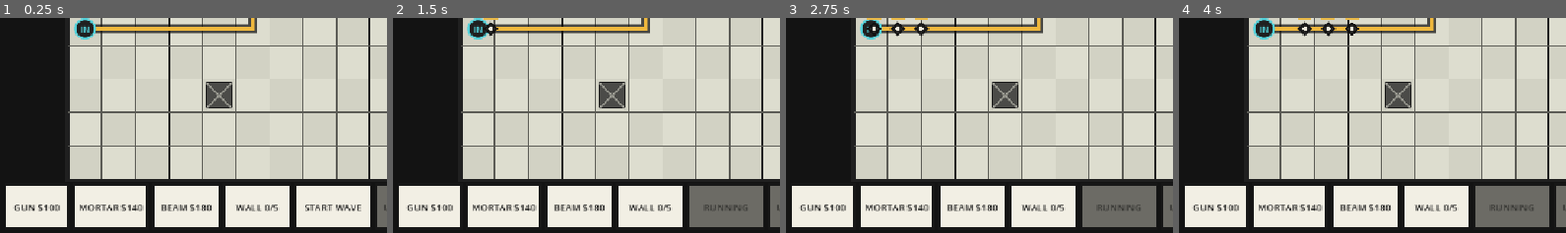
Above: before the commit, frames 1-4 (left to right).
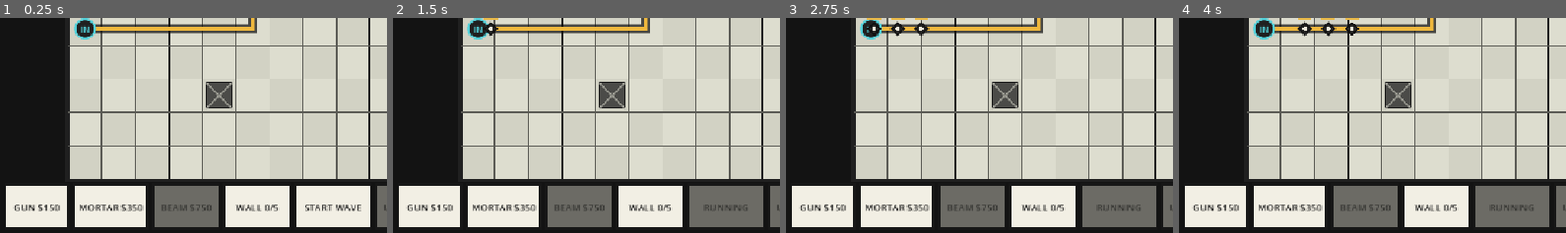
Above: after the commit, the same moments.

Repository: tstover91/Towerdefense
Game: Godot game, scene res://prototype/prototype_main.tscn
The game is run twice, just before and just after one commit, with the same random seed, the same clock (stepped at 60 frames per second) and the same inputs.
Inputs (mouse positions are % of the whole screen's width and height, from its top left):
- Up to frame 1 (0.25 s): no input
- Up to frame 2 (1.5 s): tap Enter at 0.5 s; move the mouse to (72, 45) at 0.52 s; click (72, 45) at 0.67 s; tap Space at 0.77, 1.25 s; drag from (30, 55) to (45, 71) at 1.27 s
- Up to frame 3 (2.75 s): move the mouse to (60, 28) at 2.02 s; click (60, 28) at 2.17 s
- Up to frame 4 (4 s): drag from (45, 71) to (19, 35) at 2.77 s; move the mouse to (80, 66) at 3.52 s; click (80, 66) at 3.67 s; tap Space at 3.77 s
The pictures show only the part of the screen within x 0-50%, y 50-100%; the shares and areas given below are measured in that part.

The runs differ from the first frame. In frame 1, 3.2% of the frame differs, in the area x 12-57%, y 78-98%; in frame 2, 3.2%; in frame 3, 3.2%; in frame 4, 3.2%.

Commit message:
Rebalance prototype towers and economy

Diff:
--- a/prototype/prototype_economy.gd
+++ b/prototype/prototype_economy.gd
@@ -6,8 +6,11 @@
 const STARTING_WALL_LIMIT := 5
 const INTEREST_RATE := 0.05
 const INTEREST_REWARD_CAP_RATIO := 0.50
-const BASE_WAVE_REWARD := 120
-const WAVE_REWARD_INCREMENT := 20
+# TDS pays both enemy bounties and a rising wave bonus. This prototype has no
+# per-kill income, so this reward deliberately combines those two income lanes.
+const BASE_WAVE_REWARD := 180
+const WAVE_REWARD_STEP := 28
+const WAVE_REWARD_EXPONENT := 1.03
 const POWER_INCREASE_WAVES: Array[int] = [2, 4, 6, 9, 12, 15, 18]
 const WALL_INCREASE_WAVES: Array[int] = [
 	1, 2, 3, 4,
@@ -79,7 +82,11 @@
 
 
 func get_wave_reward(wave: int) -> int:
-	return BASE_WAVE_REWARD + maxi(wave - 1, 0) * WAVE_REWARD_INCREMENT
+	var completed_waves := maxi(wave - 1, 0)
+	return floori(
+		float(BASE_WAVE_REWARD)
+		+ pow(float(completed_waves * WAVE_REWARD_STEP), WAVE_REWARD_EXPONENT)
+	)
 
 
 func get_projected_interest(wave: int) -> int:
--- a/prototype/prototype_tower.gd
+++ b/prototype/prototype_tower.gd
@@ -9,26 +9,27 @@
 const TARGET_SCAN_INTERVAL := 0.10
 const PARTICIPATED_SELL_RATIO := 0.70
 const TYPE_DATA := {
-	TYPE_GUN: {"name": "GUN", "cost": 100, "color": Color("e84f3d"), "stats": [
-		{"damage": 8, "interval": 0.75, "range_cells": 3.2},
-		{"damage": 13, "interval": 0.68, "range_cells": 3.4},
-		{"damage": 24, "interval": 0.58, "range_cells": 3.8},
-		{"damage": 48, "interval": 0.45, "range_cells": 4.3},
+	# Each price curve follows the same broad TDS shape: a cheap, modest first
+	# upgrade, a defining midgame jump, and an expensive late-game capstone.
+	TYPE_GUN: {"name": "GUN", "cost": 150, "upgrade_costs": [50, 300, 900], "color": Color("e84f3d"), "stats": [
+		{"damage": 8, "interval": 0.80, "range_cells": 3.2},
+		{"damage": 8, "interval": 0.60, "range_cells": 3.3},
+		{"damage": 18, "interval": 0.45, "range_cells": 3.6},
+		{"damage": 40, "interval": 0.40, "range_cells": 4.0},
 	]},
-	TYPE_MORTAR: {"name": "MORTAR", "cost": 140, "color": Color("efb83d"), "splash_cells": [1.15, 1.20, 1.30, 1.45], "stats": [
-		{"damage": 18, "interval": 1.85, "range_cells": 4.2},
-		{"damage": 30, "interval": 1.72, "range_cells": 4.4},
-		{"damage": 58, "interval": 1.55, "range_cells": 4.8},
-		{"damage": 120, "interval": 1.30, "range_cells": 5.2},
+	TYPE_MORTAR: {"name": "MORTAR", "cost": 350, "upgrade_costs": [150, 600, 1800], "color": Color("efb83d"), "splash_cells": [1.15, 1.20, 1.40, 1.70], "stats": [
+		{"damage": 20, "interval": 2.00, "range_cells": 4.2},
+		{"damage": 24, "interval": 1.80, "range_cells": 4.3},
+		{"damage": 55, "interval": 1.70, "range_cells": 4.6},
+		{"damage": 130, "interval": 1.55, "range_cells": 5.0},
 	]},
-	TYPE_BEAM: {"name": "BEAM", "cost": 180, "color": Color("8c69d4"), "stats": [
-		{"damage": 2, "interval": 0.20, "range_cells": 3.6, "ramp": 2},
-		{"damage": 3, "interval": 0.20, "range_cells": 3.8, "ramp": 3},
-		{"damage": 5, "interval": 0.18, "range_cells": 4.1, "ramp": 5},
-		{"damage": 8, "interval": 0.16, "range_cells": 4.5, "ramp": 8},
+	TYPE_BEAM: {"name": "BEAM", "cost": 750, "upgrade_costs": [200, 700, 2700], "color": Color("8c69d4"), "stats": [
+		{"damage": 2, "interval": 0.25, "range_cells": 3.6, "ramp": 2},
+		{"damage": 2, "interval": 0.20, "range_cells": 3.7, "ramp": 2},
+		{"damage": 4, "interval": 0.20, "range_cells": 4.0, "ramp": 4},
+		{"damage": 8, "interval": 0.16, "range_cells": 4.4, "ramp": 8},
 	]},
 }
-const UPGRADE_COSTS: Array[int] = [100, 300, 800]
 const BODY_DARK := Color("171717")
 const BODY_LIGHT := Color("f1ead8")
 const RANGE_COLOR := Color(0.91, 0.31, 0.24, 0.12)
@@ -43,7 +44,7 @@
 var target_scan_remaining := 0.0
 var target: Node2D
 var aim_direction := Vector2.RIGHT
-var total_investment := 100
+var total_investment := 0
 var has_participated := false
 var target_lock_time := 0.0
 
@@ -103,7 +104,10 @@
 
 
 func get_next_upgrade_cost() -> int:
-	return UPGRADE_COSTS[level - 1] if can_upgrade() else 0
+	if not can_upgrade():
+		return 0
+	var upgrade_costs: Array = TYPE_DATA[tower_type]["upgrade_costs"]
+	return int(upgrade_costs[level - 1])
 
 
 func upgrade(paid_cost: int) -> bool:
--- a/tools/prototype_combat_integration_smoke.gd
+++ b/tools/prototype_combat_integration_smoke.gd
@@ -70,13 +70,13 @@
 	_assert(board.towers_by_cell.has(tower_cell), "the second precision tap creates a combat tower")
 	_assert(int(board.placement_mode) == 0, "precision placement ends after building")
 	_assert(board.displayed_route != original_route, "blocking a route cell changes the displayed path")
-	_assert(game.economy.credits == 400, "tower placement costs $100")
+	_assert(game.economy.credits == 350, "gun placement costs $150")
 	_assert(game.economy.used_power == 1, "tower placement consumes Power")
 	var tower: Node2D = board.towers_by_cell[tower_cell]
 	_assert(tower.level == 1, "new tower starts at level one")
 	board._upgrade_selected_tower()
 	_assert(tower.level == 2, "selected tower upgrades")
-	_assert(game.economy.credits == 300, "level two costs $100")
+	_assert(game.economy.credits == 300, "the gun's modest level-two upgrade costs $50")
 
 	board.spawn_enemy({
 		"health": 8,
@@ -112,14 +112,14 @@
 	_assert(not board.towers_by_cell.has(unused_cell), "drag preview does not commit early")
 	board._finish_placement_drag(drag_release)
 	_assert(board.towers_by_cell.has(unused_cell), "releasing a valid drag builds immediately")
-	_assert(game.economy.credits == 340, "a second tower costs $100")
+	_assert(game.economy.credits == 290, "a second gun costs $150")
 	board.show_wave_reward({
-		"base_reward": 120,
+		"base_reward": 180,
 		"interest_reward": 20,
 		"limits_increased": false,
 	})
 	_assert(
-		board.status_override == "Wave reward $120 + interest $20",
+		board.status_override == "Wave reward $180 + interest $20",
 		"wave rewards remain visible while a tower is selected"
 	)
 	board._sell_selected_tower()
@@ -151,16 +151,16 @@
 	game.round_controller.schedule_index = game.round_controller.schedule.size()
 	game.round_controller.active_enemy_count = 0
 	_assert(game.round_controller._try_complete_wave(), "forced integration wave completes")
-	_assert(game.economy.credits == 582, "wave clear pays $120 plus the locked $22 interest")
-	_assert(
-		board.status_override == "Wave reward $120 + interest $22 · WALL +1",
+	_assert(game.economy.credits == 642, "wave clear pays $180 plus the locked $22 interest")
+	_assert(
+		board.status_override == "Wave reward $180 + interest $22 · WALL +1",
 		"the coordinated wave reward is the final visible notification"
 	)
 
 	board._handle_screen_press(board.build_button_rect.get_center())
 	board._handle_screen_press(board._cell_center(unused_cell))
 	board._handle_screen_press(board._cell_center(unused_cell))
-	_assert(game.economy.credits == 482, "building remains available between waves")
+	_assert(game.economy.credits == 492, "building remains available between waves")
 	var terminal_tower_count: int = board.towers_by_cell.size()
 	board.spawn_enemy({
 		"health": 9999,
@@ -179,7 +179,7 @@
 		board.towers_by_cell.size() == terminal_tower_count,
 		"build, upgrade, and sell transactions stop after the run"
 	)
-	_assert(game.economy.credits == 482, "terminal input cannot change the balance")
+	_assert(game.economy.credits == 492, "terminal input cannot change the balance")
 	_finish("PROTOTYPE_COMBAT_INTEGRATION_SMOKE_OK")
 
 
--- a/tools/prototype_economy_smoke.gd
+++ b/tools/prototype_economy_smoke.gd
@@ -11,6 +11,10 @@
 	_assert(economy.power_limit == 3, "run starts with three Power")
 	_assert(economy.wall_limit == 5, "run starts with five Walls")
 	_assert(economy.get_projected_interest(1) == 25, "wave one projects 5% interest")
+	var total_base_income := 0
+	for wave in range(1, 21):
+		total_base_income += economy.get_wave_reward(wave)
+	_assert(total_base_income >= 9900 and total_base_income <= 9950, "twenty waves provide the intended base-income budget")
 	for wall_index in economy.wall_limit:
 		_assert(economy.try_build_wall(), "wall %d fits within the starting limit" % wall_index)
 	_assert(not economy.try_build_wall(), "the wall limit rejects one extra wall")
@@ -27,9 +31,9 @@
 	_assert(economy.locked_interest == 20, "later spending does not alter locked interest")
 
 	var wave_one: Dictionary = economy.complete_wave(1)
-	_assert(int(wave_one["base_reward"]) == 120, "wave one pays its base reward")
+	_assert(int(wave_one["base_reward"]) == 180, "wave one pays its base reward")
 	_assert(int(wave_one["interest_reward"]) == 20, "wave one pays locked interest")
-	_assert(economy.credits == 440, "wave reward and interest reach the balance")
+	_assert(economy.credits == 500, "wave reward and interest reach the balance")
 	_assert(bool(wave_one["limits_increased"]), "wave one increases Wall capacity")
 	_assert(int(wave_one["power_increase"]) == 0, "wave one does not add Power")
 	_assert(int(wave_one["wall_increase"]) == 1, "wave one adds one Wall")
@@ -37,11 +41,11 @@
 	_assert(economy.wall_limit == 6, "Wall capacity reaches six after wave one")
 	var duplicate_wave_one: Dictionary = economy.complete_wave(1)
 	_assert(int(duplicate_wave_one["base_reward"]) == 0, "a wave cannot pay twice")
-	_assert(economy.credits == 440, "duplicate completion leaves credits unchanged")
+	_assert(economy.credits == 500, "duplicate completion leaves credits unchanged")
 
 	economy.begin_wave(2)
 	var wave_two: Dictionary = economy.complete_wave(2)
-	_assert(int(wave_two["base_reward"]) == 140, "base reward rises by $20 per wave")
+	_assert(int(wave_two["base_reward"]) == 210, "base reward follows the mild TDS-style growth curve")
 	_assert(bool(wave_two["limits_increased"]), "wave two increases both capacities")
 	_assert(economy.power_limit == 4, "wave two adds one Power")
 	_assert(economy.wall_limit == 7, "wave two adds one Wall")
@@ -52,7 +56,7 @@
 	_assert(economy.wall_limit == 18, "Walls reach their final cap after wave eighteen")
 
 	economy.credits = 10000
-	_assert(economy.get_projected_interest(1) == 60, "interest caps at half the base reward")
+	_assert(economy.get_projected_interest(1) == 90, "interest caps at half the base reward")
 	economy.release_power()
 	_assert(economy.used_power == 0, "selling releases used Power")
 	for power_index in economy.power_limit:
--- /dev/null
+++ b/tools/prototype_tower_balance_smoke.gd
@@ -0,0 +1,86 @@
+extends SceneTree
+
+const TowerScript = preload("res://prototype/prototype_tower.gd")
+
+var failure_count := 0
+
+
+func _init() -> void:
+	_check_gun_curve()
+	_check_mortar_curve()
+	_check_beam_curve()
+	if failure_count > 0:
+		quit(1)
+		return
+	print("PROTOTYPE_TOWER_BALANCE_SMOKE_OK")
+	quit(0)
+
+
+func _check_gun_curve() -> void:
+	var tower = _make_tower(TowerScript.TYPE_GUN)
+	_assert(TowerScript.get_build_cost(TowerScript.TYPE_GUN) == 150, "gun has the cheap starter price")
+	_assert(_collect_upgrade_costs(tower) == [50, 300, 900], "gun upgrades use the small, medium, capstone price curve")
+	_assert(_dps_curve(TowerScript.TYPE_GUN) == [10.0, 13.33, 40.0, 100.0], "gun power is modest early and strongly backloaded")
+
+
+func _check_mortar_curve() -> void:
+	var tower = _make_tower(TowerScript.TYPE_MORTAR)
+	_assert(TowerScript.get_build_cost(TowerScript.TYPE_MORTAR) == 350, "mortar costs more than two base guns")
+	_assert(_collect_upgrade_costs(tower) == [150, 600, 1800], "mortar splash growth has an appropriately expensive capstone")
+	var curve := _dps_curve(TowerScript.TYPE_MORTAR)
+	_assert(curve[1] < curve[0] * 1.4, "mortar's first upgrade is intentionally modest")
+	_assert(curve[3] > curve[0] * 8.0, "mortar's final direct damage is a major jump before splash is counted")
+
+
+func _check_beam_curve() -> void:
+	var tower = _make_tower(TowerScript.TYPE_BEAM)
+	_assert(TowerScript.get_build_cost(TowerScript.TYPE_BEAM) == 750, "beam is delayed as the endgame tower")
+	_assert(_collect_upgrade_costs(tower) == [200, 700, 2700], "beam reserves most investment for its capstone")
+	var max_dps := _beam_max_dps_curve()
+	_assert(max_dps == [32.0, 40.0, 80.0, 200.0], "beam sustained DPS follows the accelerator-style curve")
+
+
+func _make_tower(type: StringName):
+	var tower = TowerScript.new()
+	tower.configure(Vector2i.ZERO, Callable(), type)
+	return tower
+
+
+func _collect_upgrade_costs(tower) -> Array[int]:
+	var costs: Array[int] = []
+	while tower.can_upgrade():
+		var cost: int = tower.get_next_upgrade_cost()
+		costs.append(cost)
+		tower.upgrade(cost)
+	return costs
+
+
+func _dps_curve(type: StringName) -> Array[float]:
+	var tower = _make_tower(type)
+	var result: Array[float] = []
+	while true:
+		result.append(snappedf(float(tower.get_damage()) / tower.get_attack_interval(), 0.01))
+		if not tower.can_upgrade():
+			break
+		tower.upgrade(tower.get_next_upgrade_cost())
+	return result
+
+
+func _beam_max_dps_curve() -> Array[float]:
+	var tower = _make_tower(TowerScript.TYPE_BEAM)
+	var result: Array[float] = []
+	while true:
+		var stats: Dictionary = tower._get_stats()
+		var max_hit := tower.get_damage() + int(stats["ramp"]) * 3
+		result.append(snappedf(float(max_hit) / tower.get_attack_interval(), 0.01))
+		if not tower.can_upgrade():
+			break
+		tower.upgrade(tower.get_next_upgrade_cost())
+	return result
+
+
+func _assert(condition: bool, description: String) -> void:
+	if condition:
+		return
+	push_error("Prototype tower balance smoke failed: %s" % description)
+	failure_count += 1
